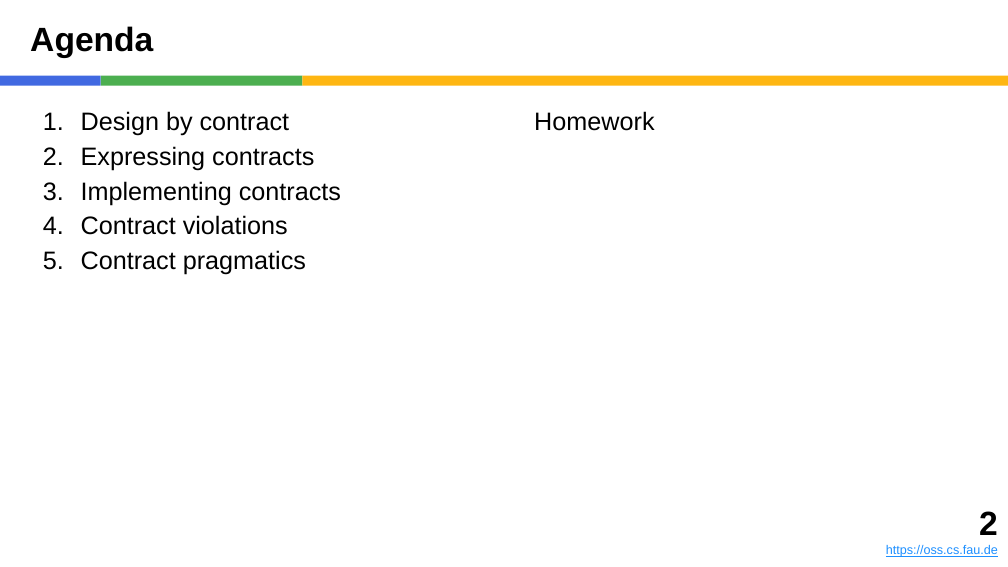
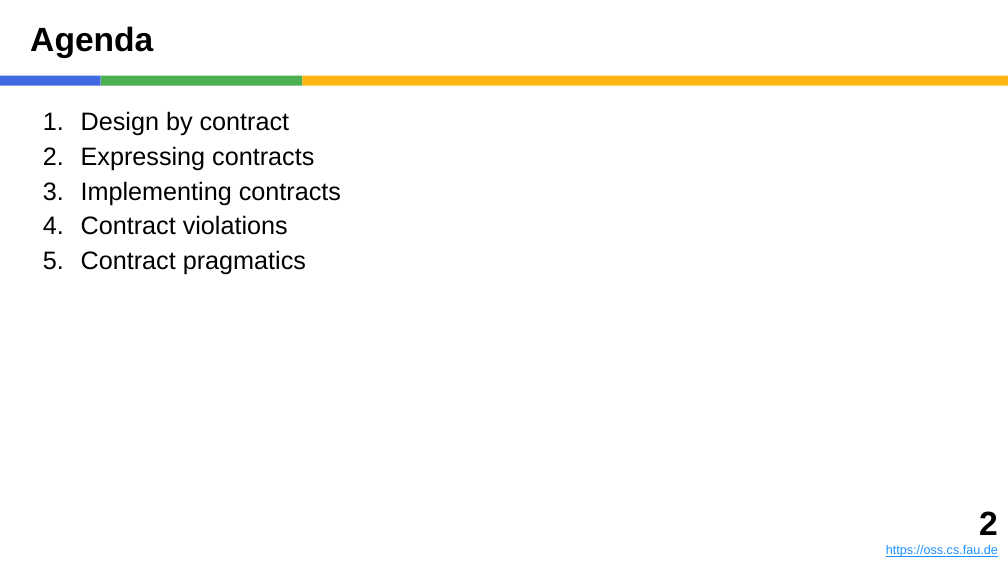
Before and after one commit to dirkriehle/adap-course, a slide deck: slide 2 of Lecture slides/ADAP B04 - Design by Contract.pptx. Drawn at 1008x567 pixels with LibreOffice and Linux fonts; fonts in the diff are those of the drawing. Boxes give left, top, right and bottom in pixels: in the first picture for what was removed or moved away, otherwise in the second. Text is boxed around its words. In the diff, an @@ line names an element or a change of style, - is before the commit and + after.

```diff
--- a/Lecture slides/ADAP B04 - Design by Contract.pptx
+++ b/Lecture slides/ADAP B04 - Design by Contract.pptx
@@ text removed at (x1=534, y1=111, x2=654, y2=131) @@
-Homework
```
Also in this commit, not shown: 3 other slides changed, 1 slide added, 4 slides removed, 11 other files.
